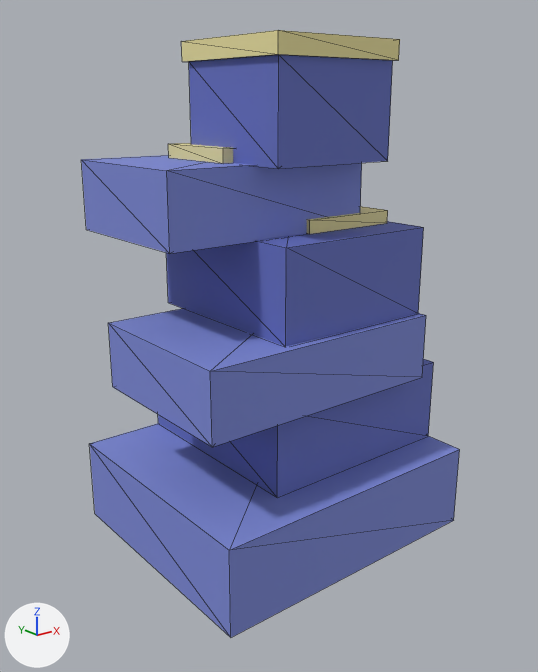
What one commit did to the glTF model roblox-island/exports/glb/ReefPinnacle.glb.
Camera for both pictures: a 50 mm camera at (-21.3, -26.3, 20.3) aimed at (-0.5, -0.2, 9.9). Every picture has the same lights, and +X, +Y and +Z are marked at lower left. The first picture is the older version. Mesh edges are drawn as thin lines. Vertices at exactly the same position are counted once.

In view in the first picture: 'ReefPinnacle'.
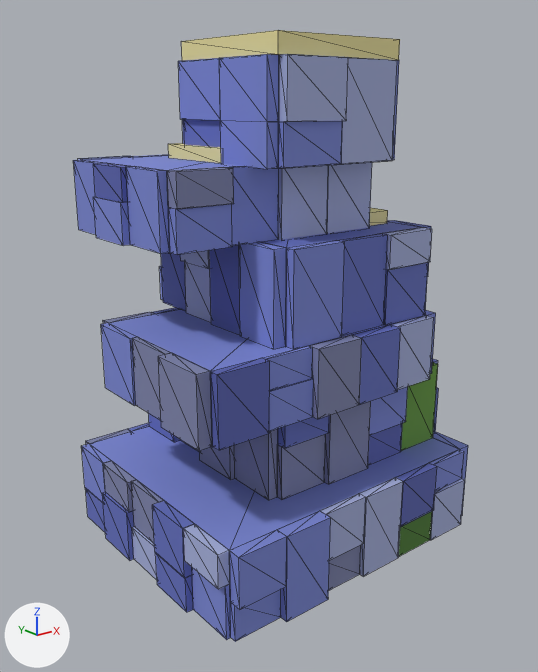
Boxes [x1, y1, x2, y2] around the edits, measured in the pictures (538 x 672 px):
'ReefPinnacle', reshaped: before [81, 30, 460, 637]; after [73, 30, 468, 642]
part 1 of me_reefpinnacle, added (mostly hidden): after [78, 154, 169, 160]
part 2 of me_reefpinnacle, added (mostly hidden): after [392, 60, 399, 160]
part 3 of me_reefpinnacle, added (blue): after [73, 54, 468, 642]

The change, as a list of edits to the scene's bpy script:
```text
Change me_reefpinnacle:
    used by ob_reefpinnacle; location = (0.0, 0.0, 0.0)
    remove me_reefpinnacle.from_pydata(...)  # 104 vertices, 156 faces; spans x -7.0..7.0, y -6.0..6.0, z 0.0..22.8
    add me_reefpinnacle.from_pydata(...)  # 915 vertices, 1788 faces; spans x -7.7..7.7, y -6.7..6.6, z 0.0..22.8
    me_reefpinnacle part 1: a new loose piece of 40 vertices spanning x -7.0..3.0, y 4.5..5.2, z 15.0..18.0, in mat_voxelpalette (picture img_voxel_palette)
    me_reefpinnacle part 2: a new loose piece of 20 vertices spanning x 3.0..3.4, y -4.0..2.0, z 18.0..22.0, in mat_voxelpalette (picture img_voxel_palette)
    me_reefpinnacle part 3: 751 vertices added at x -7.7..7.7, y -6.7..6.6, z 0.0..22.0
```
